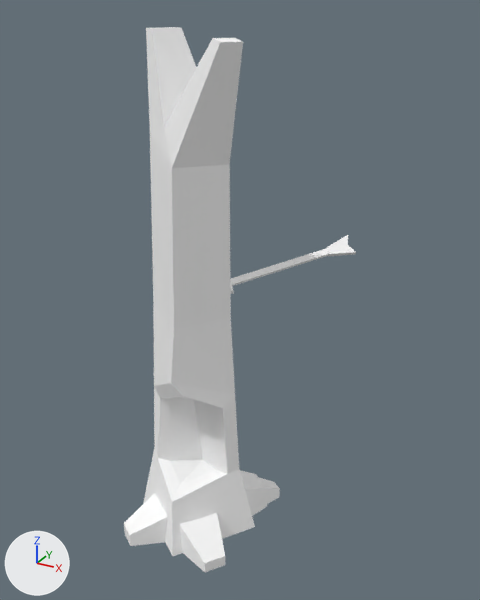
What one commit did to the glTF model assets/synty/simple_fantasy/models/SF_Env_Swamp_Tree_04.glb.
Camera for both pictures: a camera (50 mm lens) standing at (0.0242, -0.0422, 0.0428) and looking at (0.0006, 0.0007, 0.0214). The lights are fixed; the arrows at lower left show +X, +Y and +Z.

The first picture shows 'SF_Env_Swamp_Tree_04'.
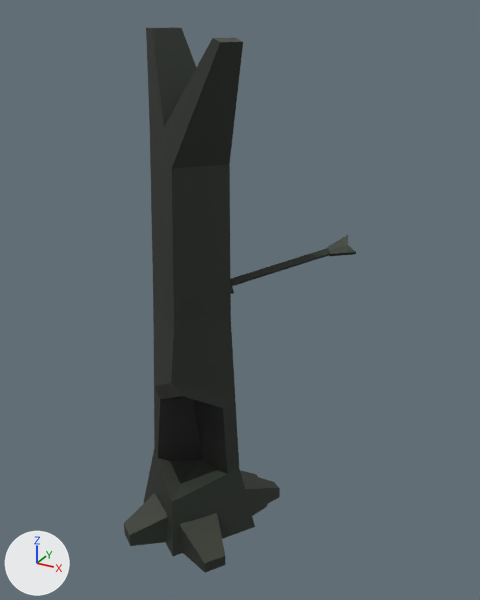
Changed parts and their boxes [x1, y1, x2, y2] in the pictures (480 x 600 px):
'SF_Env_Swamp_Tree_04', surface changed (white to black): [124, 27, 356, 572] in both

The change, as a list of edits to the scene's bpy script:
```text
Add img_undead_footman_01:
    img_undead_footman_01 = load_image('Undead_Footman_01', '_unpacked/Undead_Footman_01', 512, 512, 'sRGB')
Change mat_lambert1:
    add n3 = _N.new('ShaderNodeMix'); n3.name = 'Mix'
    add n3.data_type = 'RGBA'
    add n3.blend_type = 'MULTIPLY'
    add n3.inputs[0].default_value = 1.0  # 'Factor'
    add n4 = _N.new('ShaderNodeTexImage'); n4.name = 'Image Texture'
    add n4.image = img_undead_footman_01
    where n2 = _N.new('ShaderNodeVertexColor'); n2.name = 'Color Attribute'
    where n0 = _N.new('ShaderNodeBsdfPrincipled'); n0.name = 'Principled BSDF'
    remove _L.new(n2.outputs[0], n0.inputs[0])  # 'Color' to 'Base Color'
    add _L.new(n3.outputs[2], n0.inputs[0])  # 'Result' to 'Base Color'
    add _L.new(n2.outputs[0], n3.inputs[7])  # 'Color' to 'B'
    add _L.new(n4.outputs[0], n3.inputs[6])  # 'Color' to 'A'
```
